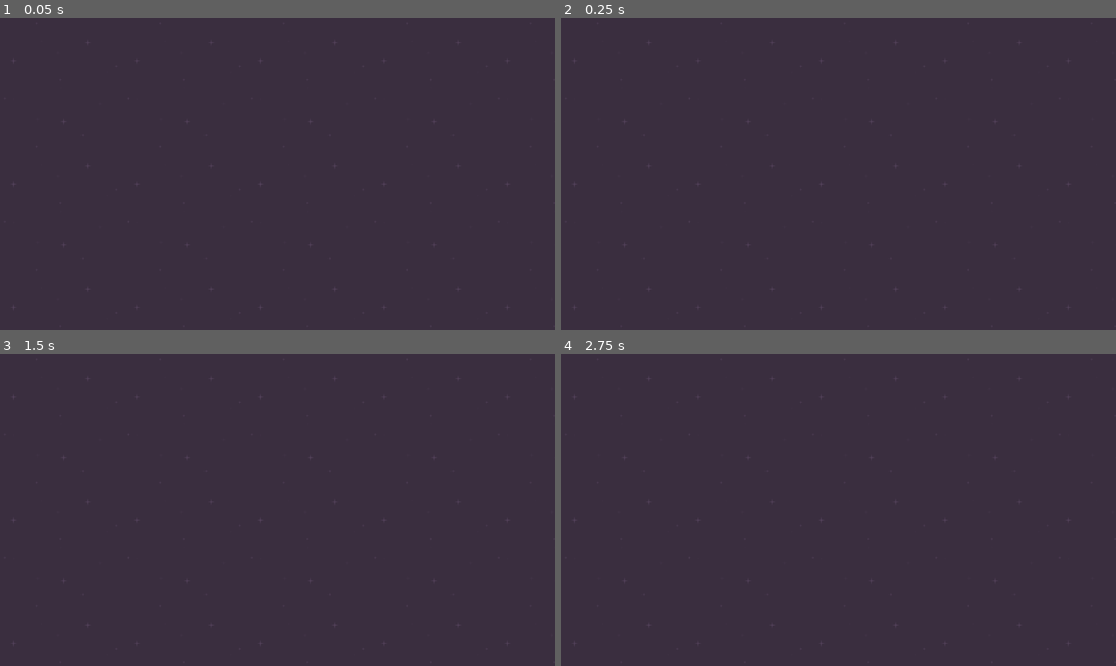
Above: before the commit, frames 1-4 (two rows, left to right).
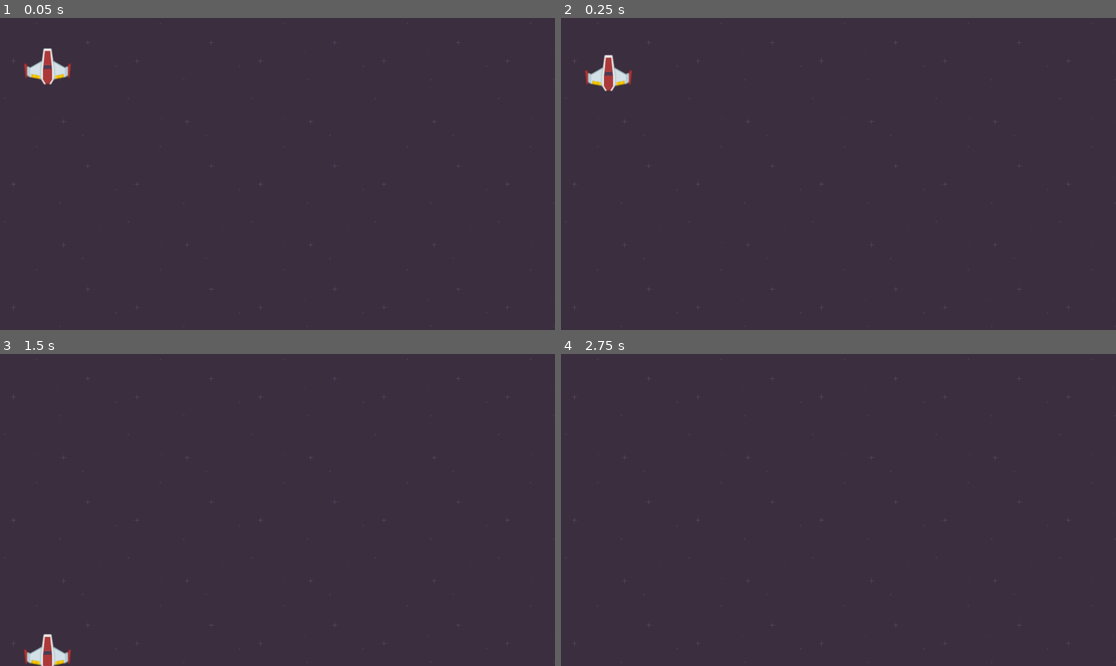
Above: after the commit, the same moments.

Repository: dfcut8/speedysaucer
Game: Godot game, scene res://scenes/level_1.tscn
Same seed, same stepped clock (60 frames per second), same inputs: the game is played once before the commit and once after it.
Inputs:
- Up to frame 1 (0.05 s): no input
- Up to frame 2 (0.25 s): no input
- Up to frame 3 (1.5 s): no input
- Up to frame 4 (2.75 s): tap Enter at 2 s

The runs differ from the first frame. In frame 1, 0.5% of the frame differs, in the area x 4-13%, y 9-22%; in frame 2, 0.5%; in frame 3, 0.5%; in frame 4, nothing differs.

Commit message:
tweak player

Diff:
--- a/scenes/level_1.tscn
+++ b/scenes/level_1.tscn
@@ -1,6 +1,7 @@
-[gd_scene load_steps=2 format=3 uid="uid://d1wsdbsv475i0"]
+[gd_scene load_steps=3 format=3 uid="uid://d1wsdbsv475i0"]
 
 [ext_resource type="Texture2D" uid="uid://bdqx6nyfgktcj" path="res://tex/backgrounds/darkPurple.png" id="1_014kd"]
+[ext_resource type="PackedScene" uid="uid://cadojfdxhm55g" path="res://scenes/player.tscn" id="2_bswci"]
 
 [node name="Level1" type="Node2D"]
 
@@ -9,3 +10,5 @@
 offset_bottom = 648.0
 texture = ExtResource("1_014kd")
 stretch_mode = 1
+
+[node name="player" parent="." instance=ExtResource("2_bswci")]
--- a/scenes/player.tscn
+++ b/scenes/player.tscn
@@ -8,3 +8,7 @@
 
 [node name="sprite" type="Sprite2D" parent="."]
 texture = ExtResource("1_3vyb7")
+
+[node name="CollisionPolygon2D" type="CollisionPolygon2D" parent="."]
+build_mode = 1
+polygon = PackedVector2Array(-7.5, -35.5, -7.5, -27.5, -9, -11, -36, 4, -40.4, 1.5, -43.4, -3.5, -47.8, -3.5, -45.5, 13.8, -45.5, 20.2, -14.5, 25.5, -7.5, 35.5, 7.5, 35.5, 15.4, 25.2, 45.4, 20.5, 45, 15, 47.5, -2.7, 44, -3, 35.9, 3.4, 9, -11, 7.5, -28.5, 7.5, -35.5)
